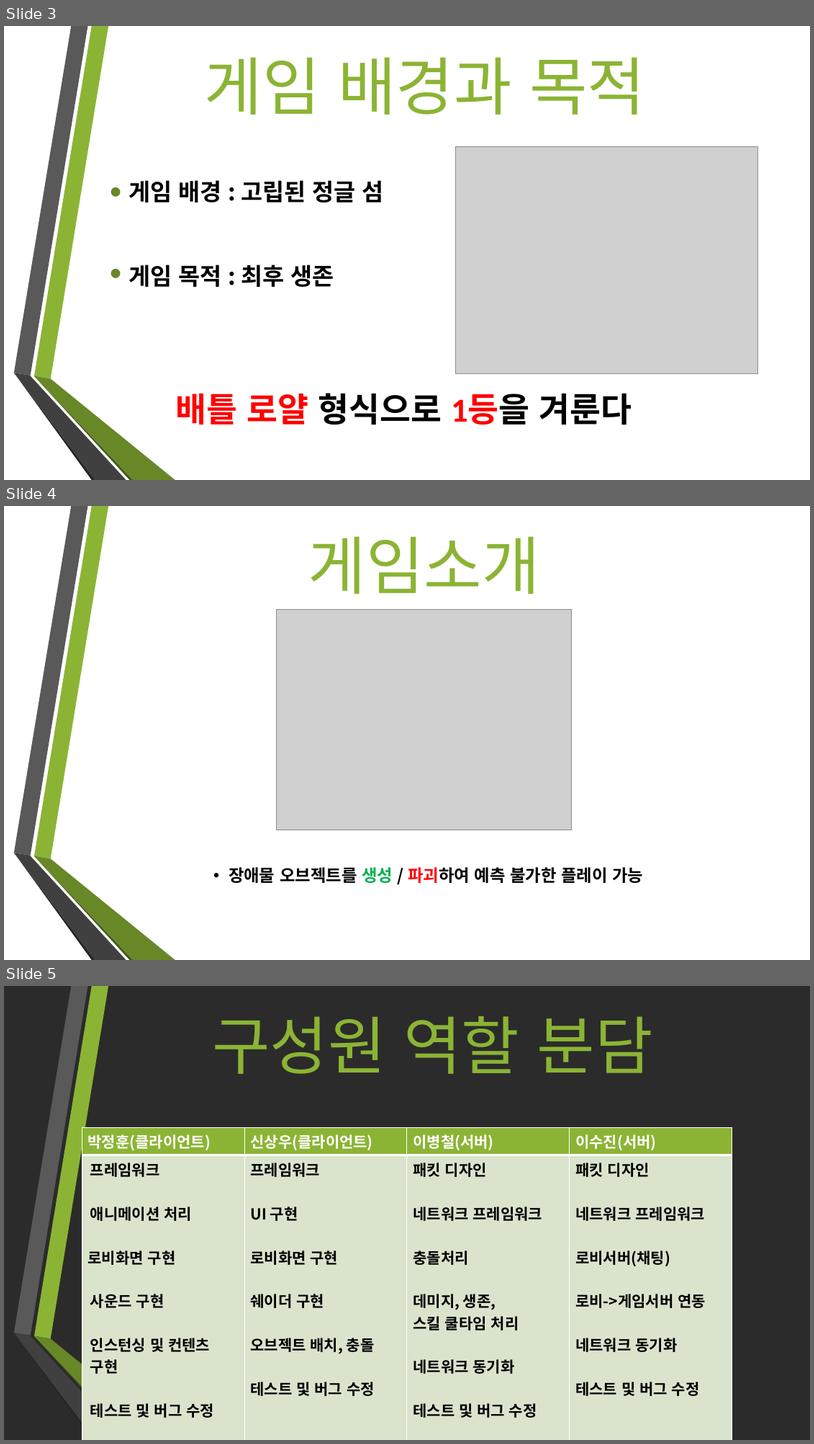
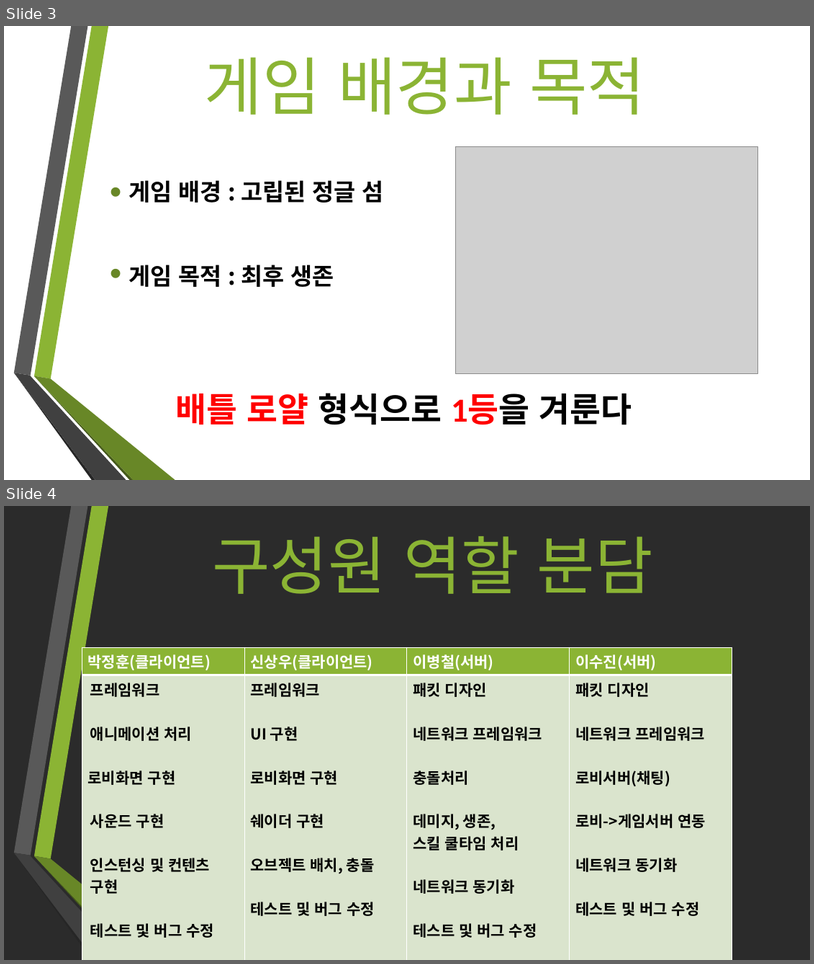
Before and after one commit to jeongHooon/Jungle-War, a slide deck: Jungle War 박정훈 신상우 이수진 이병철.pptx. Shown one above the other, each under a label of ours: slides 3, 4 and 5 before the commit, slides 3 and 4 after it. The pictures are 814x1444 and 814x964 pixels, drawn with LibreOffice and Linux fonts; fonts in the diff are those of the drawing; grey boxes stand for pictures; background and template pictures are left out; a plain dark background stands for a picture behind light text. Boxes give left, top, right and bottom in pixels: in the first picture for what was removed or moved away, otherwise in the second. Text is boxed around its words. In the diff, an @@ line names an element or a change of style, - is before the commit and + after.

```diff
--- a/Jungle War 박정훈 신상우 이수진 이병철.pptx
+++ b/Jungle War 박정훈 신상우 이수진 이병철.pptx
@@ slide 4 removed at bbox=[4, 506, 810, 960], background picture (left out); not listed: 6 template elements that a slide beside it also shows @@
@@ title removed at bbox=[309, 536, 540, 594] @@
-게임소개
@@ picture removed at bbox=[277, 609, 571, 830] @@
@@ text removed at bbox=[229, 867, 643, 883] @@
-• 장애물 오브젝트를 생성 / 파괴하여 예측 불가한 플레이 가능
@@ what was slide 5 is now slide 4 @@
```
Also in this commit, not shown: 3 slides changed, 2 other slides removed.
